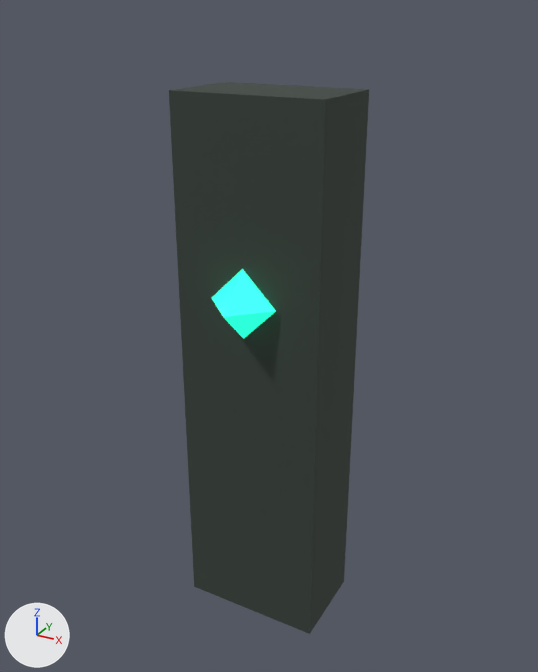
One commit to the glTF model public/assets/models/environment/forest/standing_stone.glb: the scene before it, then after it.
Camera for both pictures: a 50 mm lens placed at (1.43, -2.61, 2.68), pointed at (0.01, -0.02, 1.39). Every picture has the same lights, and +X, +Y and +Z are marked at lower left. The first picture is the older version. Where no turn or scale is listed for an object, it has been applied to the vertices. Vertices at exactly the same position are counted once.
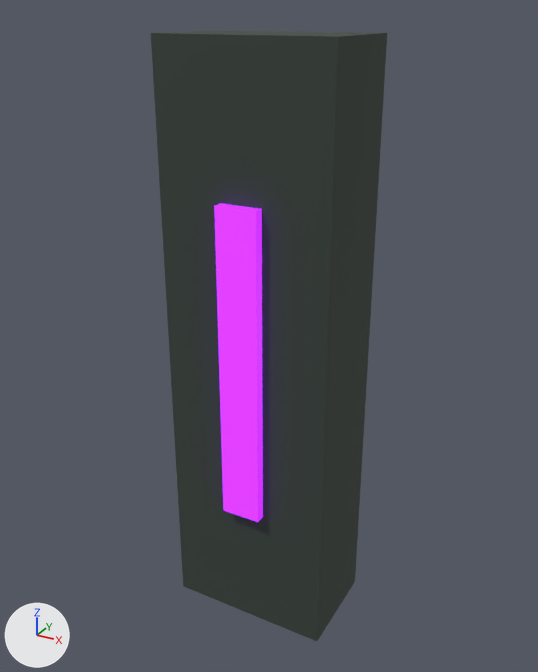
Pixel boxes [x1, y1, x2, y2] of what changed, in the pictures (538 x 672 px):
'Mesh_0', rescaled (18% wider, 11% taller)
    before: [169, 82, 369, 634]
    after: [151, 30, 387, 641]
'Mesh_1', recoloured, reshaped, moved (23% narrower, 351% taller)
    before: [212, 269, 276, 339]
    after: [214, 203, 263, 522]
part 2 of me_mesh_1, deleted (green)
    before: [212, 269, 276, 339]
part 3 of me_mesh_1, added (purple)
    after: [214, 203, 263, 522]

What the commit changed:
Material 'Material_1' (mat_material_1) changes colour from green #44ffcc to purple #ba46ff; in linear values from (0.0578, 1.0, 0.604) to (0.491, 0.0612, 1.0).
In material 'Material_1' (mat_material_1), emission_color goes from (0.00561, 0.604, 0.319) (green #11cc99) to (0.254, 0.00605, 0.855) (purple #8a12ee).
me_mesh_0 is used by ob_mesh_0; location (0.0, 0.0, 1.2).
me_mesh_0 had 8 vertices, 12 faces and spanned x -0.32..0.32, y -0.2..0.2, z -1.2..1.2.
me_mesh_0 now has 8 vertices, 12 faces and spans x -0.38..0.38, y -0.22..0.22, z -1.3..1.3.
me_mesh_0 part 1: the whole mesh is scaled about its middle by (1.15, 1.12, 1.08).
me_mesh_1 is used by ob_mesh_1; location (0.0, -0.22, 1.6).
Verts and faces of me_mesh_1; kept vertices keep their numbers, new ones are numbered from 6.
Before the commit, vertices of me_mesh_1: 0 (0.0, 0.0, 0.15) at pixel (242, 268), 1 (0.0, -0.15, 0.0) at pixel (223, 316), 2 (0.15, 0.0, 0.0) at pixel (276, 311), 3 (0.0, 0.0, -0.15) at pixel (243, 338), 4 (0.0, 0.15, 0.0).
Before the commit, vertices of me_mesh_1: 5 (-0.15, 0.0, 0.0) at pixel (211, 298).
me_mesh_1 had 6 vertices, 8 faces and spanned x -0.15..0.15, y -0.15..0.15, z -0.15..0.15.
me_mesh_1 now has 8 vertices, 12 faces and spans x -0.09..0.09, y -0.03..0.03, z -0.7..0.7.
Part 2, on me_mesh_1:
Vertices deleted: 0 to 5 (with the faces that use them).
Part 3, on me_mesh_1:
8 vertices are added at x -0.09..0.09, y -0.03..0.03, z -0.7..0.7.
12 new faces join them.
Object 'Mesh_0' (ob_mesh_0) moves from (0.0, 0.0, 1.2) to (0.0, 0.0, 1.3).
Object 'Mesh_1' (ob_mesh_1) moves from (0.0, -0.22, 1.6) to (0.0, -0.24, 1.3).
